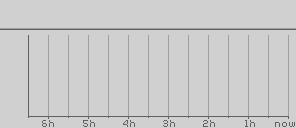
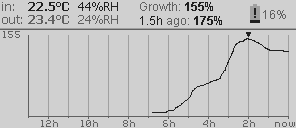
The second 296 x 128 image is a revision of the first. Changes to its layers:
showed group "Battery" (3 layers) over <box>111,4,286,99</box>
showed "temp" over <box>2,2,118,24</box>
showed "growth" over <box>140,2,222,27</box>
added layer "triangle" in group "plot" over <box>246,32,251,37</box>
added layer "graph" in group "plot" over <box>152,38,289,113</box>
showed "vert labels" over <box>3,31,20,38</box>
showed "hor labels" over <box>41,120,248,127</box>
hid "hor labels zoom" over <box>42,120,248,127</box>
